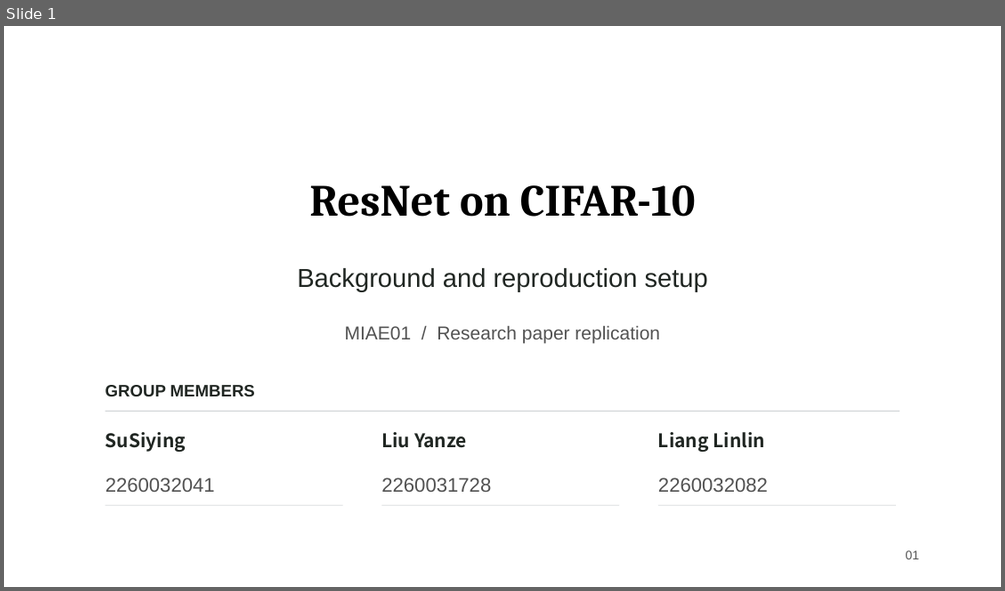
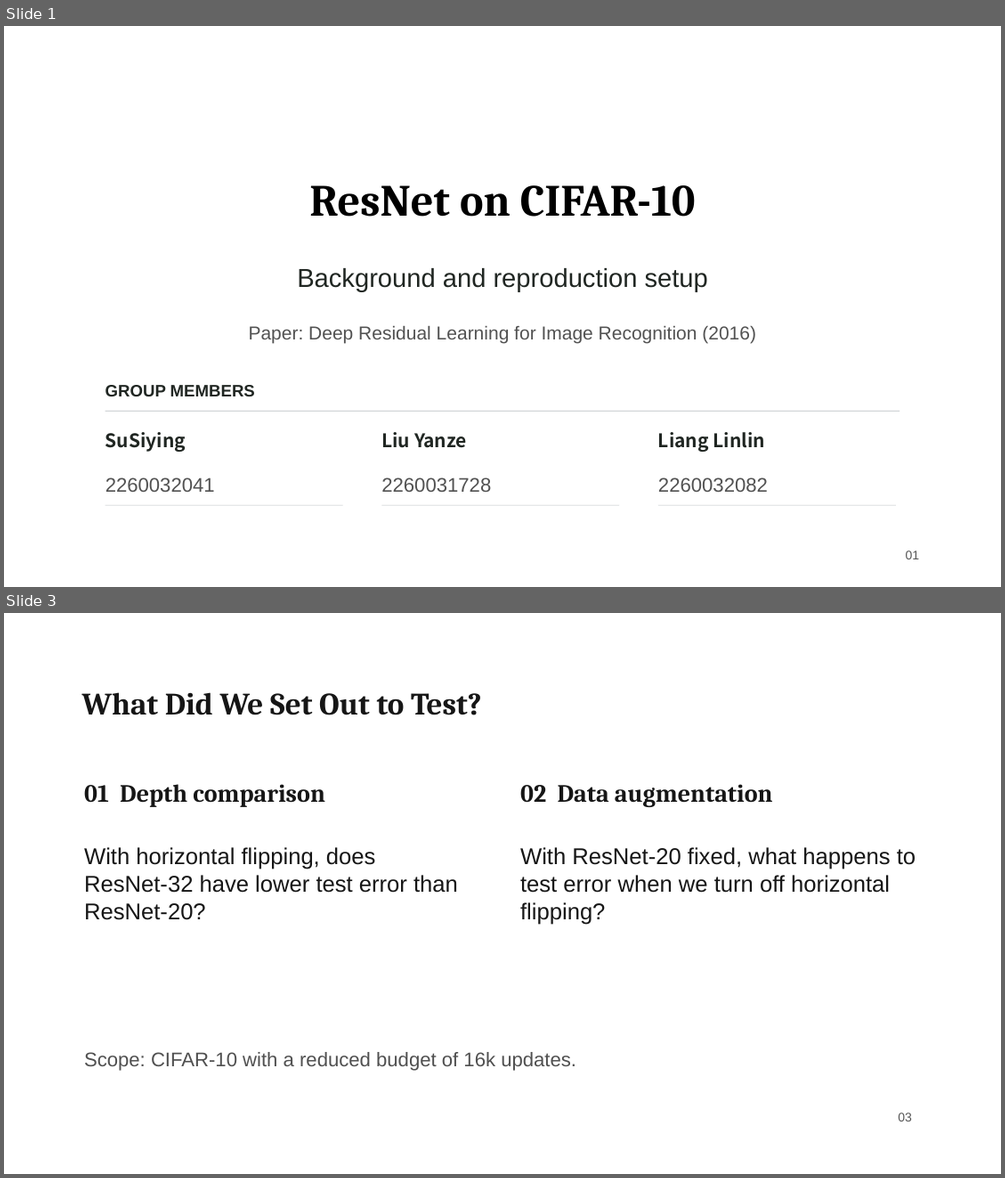
Before and after one commit to liuyanze910-svg/miae01-resnet-replication, a slide deck: docs/slides/week4_a_background_methods.pptx. Shown one above the other, each under a label of ours: slide 1 before the commit, slides 1 and 3 after it; the slides between them are not shown. The pictures are 1005x591 and 1005x1178 pixels, drawn with LibreOffice and Linux fonts; fonts in the diff are those of the drawing; background and template pictures are left out. Boxes give left, top, right and bottom in pixels: in the first picture for what was removed or moved away, otherwise in the second. Text is boxed around its words. In the diff, an @@ line names an element or a change of style, - is before the commit and + after.

```diff
--- a/docs/slides/week4_a_background_methods.pptx
+++ b/docs/slides/week4_a_background_methods.pptx
@@ slide 3 added at <box>4,613,1001,1174</box>, background picture (left out) @@
@@ text added at <box>82,692,482,715</box>, 30 pt, text #161616, bold @@
+What Did We Set Out to Test?
@@ text added at <box>84,784,325,807</box>, 24 pt, text #161616, bold @@
+01 Depth comparison
@@ text added at <box>520,784,773,807</box>, 24 pt, text #161616, bold @@
+02 Data augmentation
@@ text added at <box>84,847,458,920</box>, 22 pt, text #161616 @@
+With horizontal flipping, does ResNet-32 have lower test error than ResNet-20?
@@ text added at <box>520,847,915,925</box>, 22 pt, text #161616 @@
+With ResNet-20 fixed, what happens to test error when we turn off horizontal flipping?
@@ text added at <box>84,1052,576,1070</box>, 19 pt, text #505050 @@
+Scope: CIFAR-10 with a reduced budget of 16k updates.
@@ text added at <box>898,1112,912,1121</box>, 12 pt, text #555555 @@
+03
@@ slide 1 changed as well @@
@@ text at <box>249,326,756,344</box>: text changed @@
-MIAE01 / Research paper replication
+Paper: Deep Residual Learning for Image Recognition (2016)
```
Also in this commit, not shown: 2 other slides changed, 2 other slides added, 3 slides removed.
